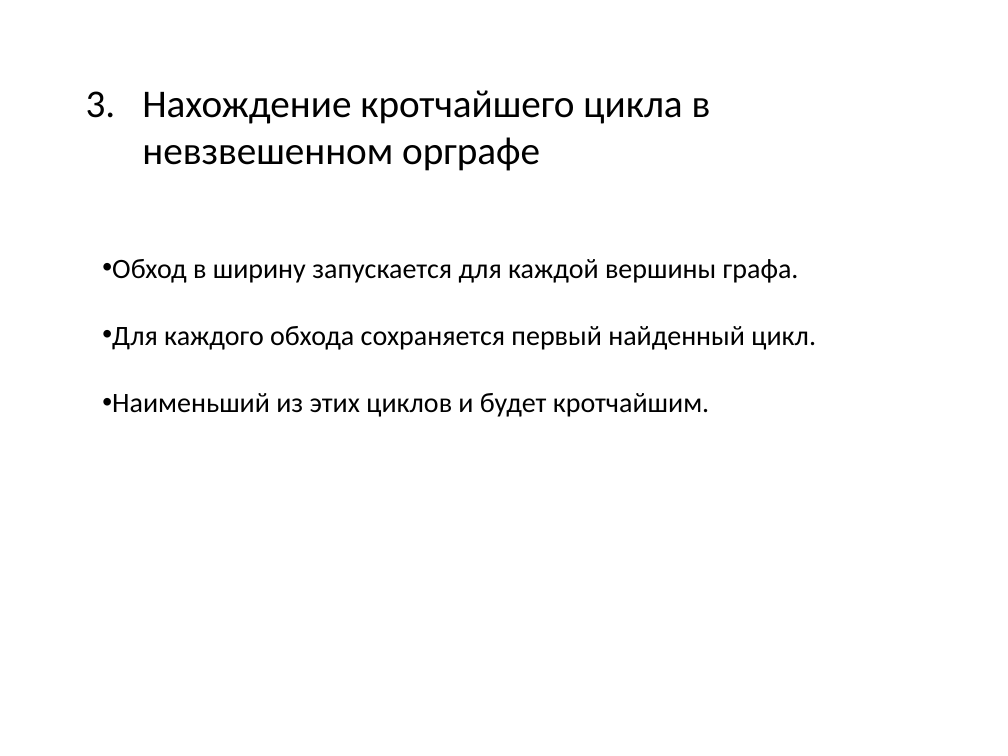
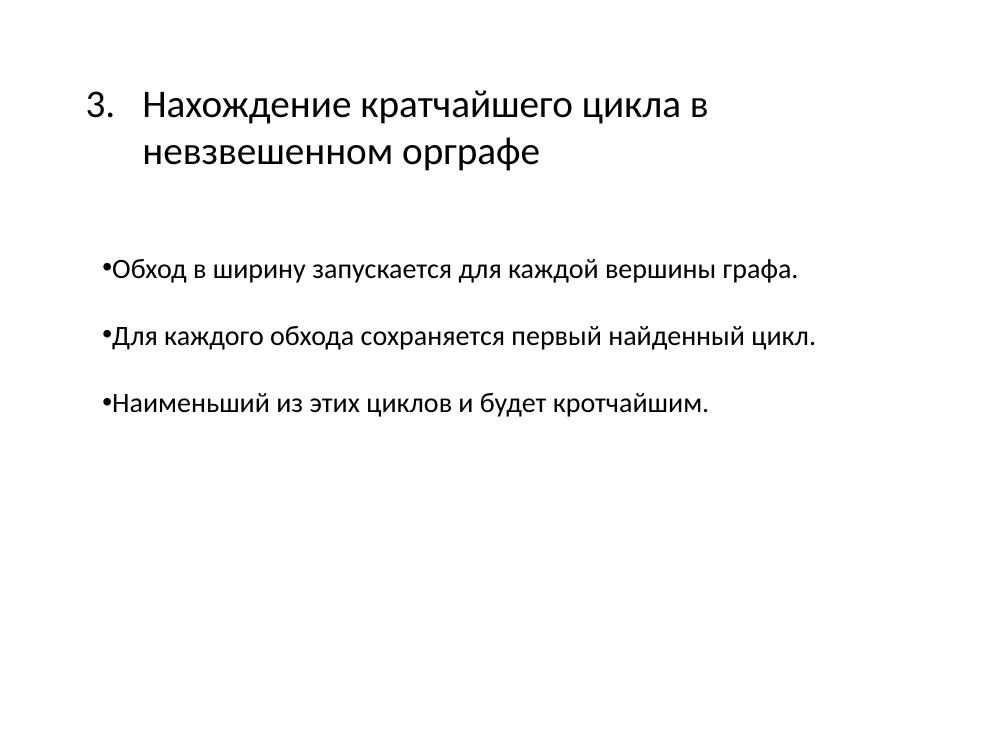
Before and after one commit to SteinbergOB/ANG, a slide deck: slide 16 of Презентации/Лекция 1.pptx. Drawn at 1008x756 pixels with LibreOffice and Linux fonts; fonts in the diff are those of the drawing. Boxes give left, top, right and bottom in pixels: in the first picture for what was removed or moved away, otherwise in the second. Text is boxed around its words. In the diff, an @@ line names an element or a change of style, - is before the commit and + after.

```diff
--- a/Презентации/Лекция 1.pptx
+++ b/Презентации/Лекция 1.pptx
@@ text at (142,90,709,171): text changed @@
-3. Нахождение кротчайшего цикла в невзвешенном орграфе
+3. Нахождение кратчайшего цикла в невзвешенном орграфе
```
Also in this commit, not shown: 1 other slide changed.
